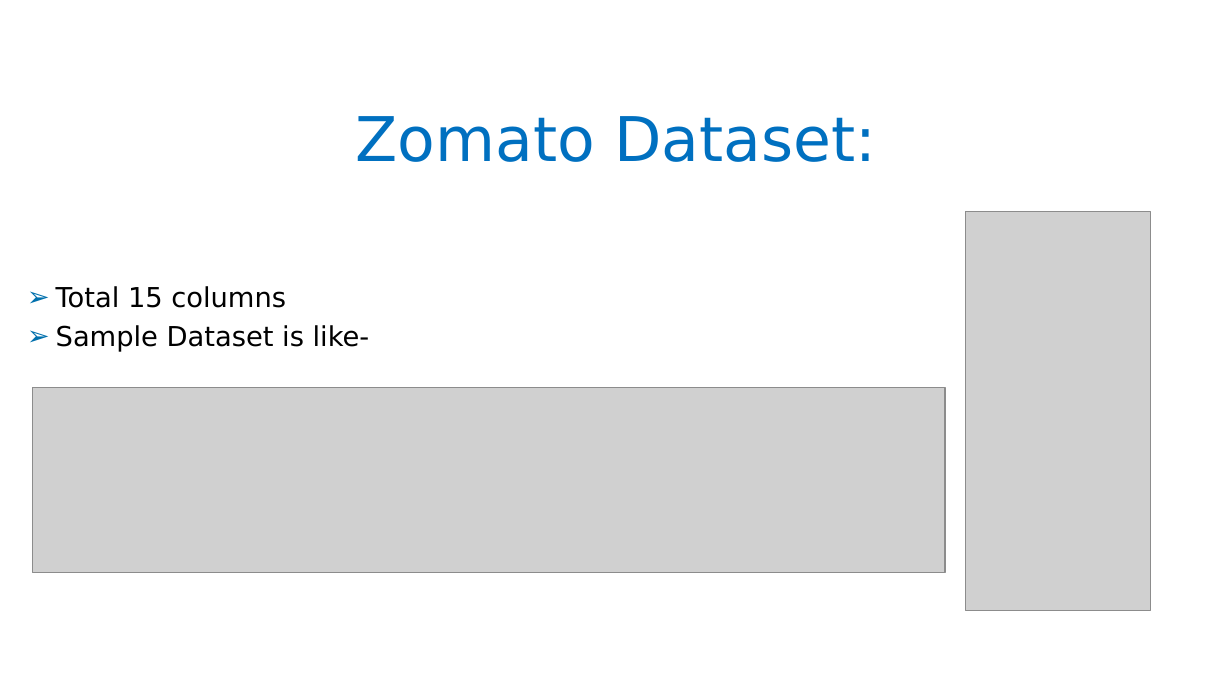
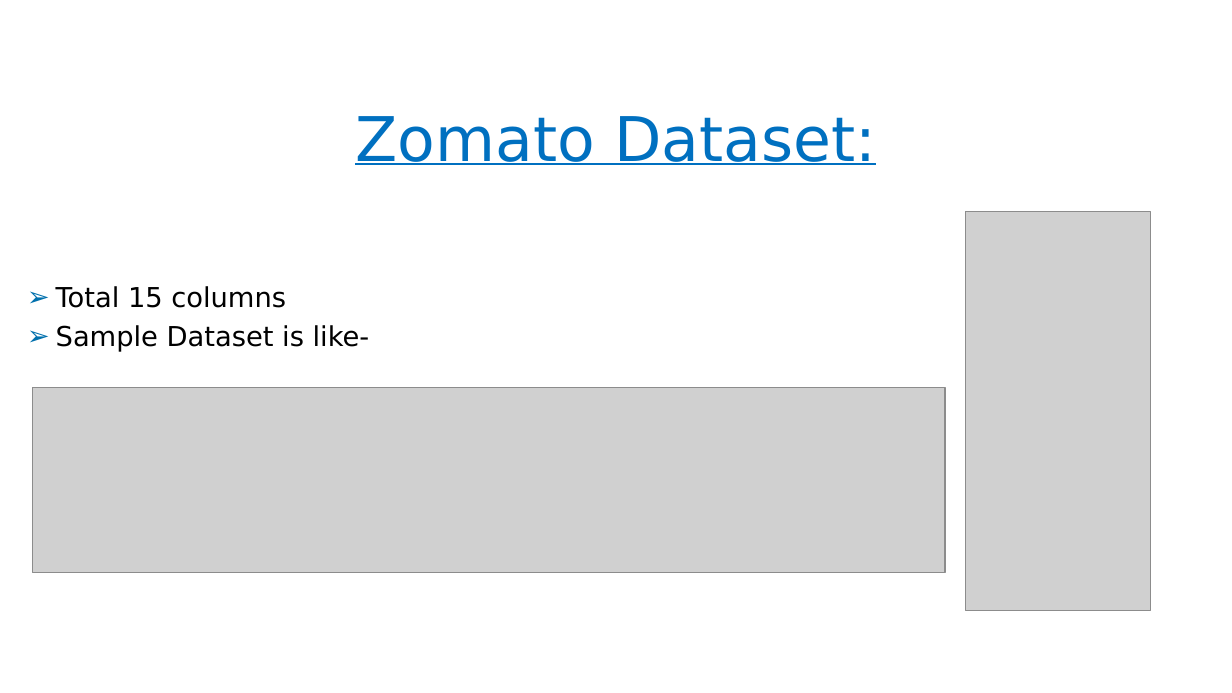
Before and after one commit to shwetasuman1/suttu, a slide deck: slide 8 of projectzomato (3).pptx (slide 9 before the commit). Drawn at 1232x693 pixels with LibreOffice and Linux fonts; fonts in the diff are those of the drawing; grey boxes stand for pictures; background and template pictures are left out. Boxes give left, top, right and bottom in pixels: in the first picture for what was removed or moved away, otherwise in the second. Text is boxed around its words. In the diff, an @@ line names an element or a change of style, - is before the commit and + after.

```diff
--- a/projectzomato (3).pptx
+++ b/projectzomato (3).pptx
@@ title "Zomato Dataset:" at <box>355,116,876,165</box>: underline on @@
```
Also in this commit, not shown: 9 other slides changed, 5 slides added, 3 slides removed.
